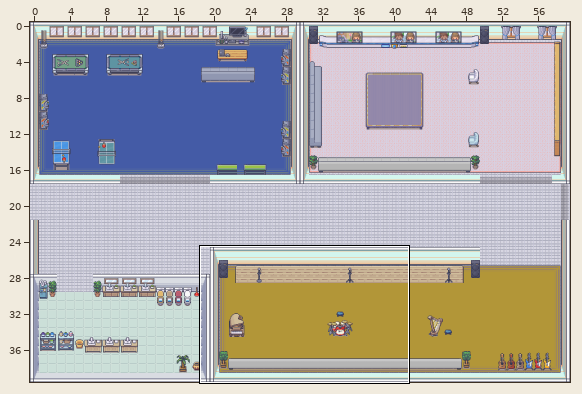
One commit to this Tiled map: JollieEscape/assets/level 03.tmx. The picture above shows the old version from afar; the outline marks the close-up.
Close-up. As it was:
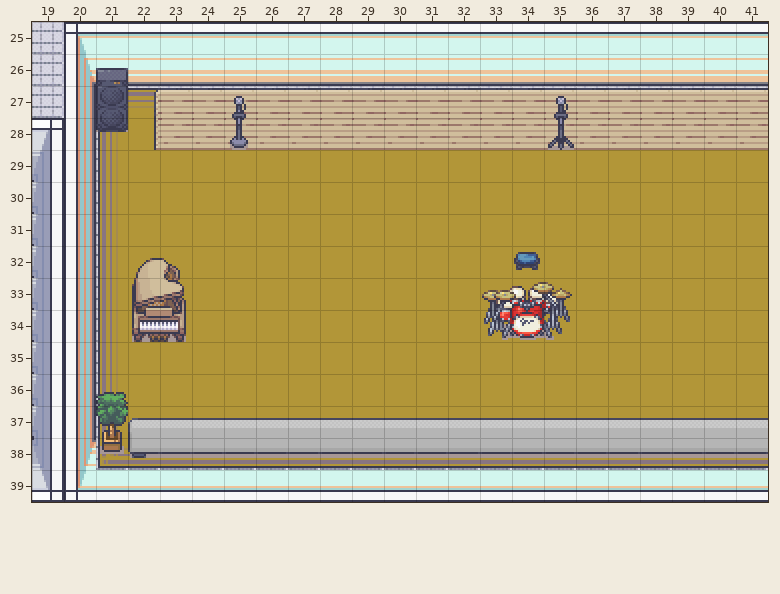
Cells are 32x32 px. Shown: x 19..41, y 25..39. The commit also changed other parts of the map, which this record leaves out.
After the commit:
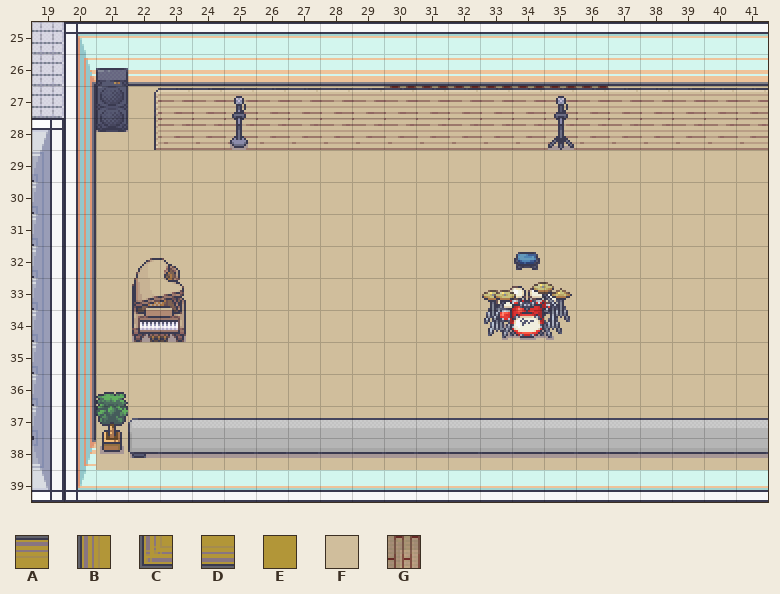
Key: from "kitchen": A 435, B 451, C 452, D 468, E 469; from "roombuilder": F 2467, G 2846.
_ is an empty cell, . an unchanged one.
Change:
--- layer "FloorLayer3"
@@ x 21..41 @@
-27 .AAAAAAAAAAAAAAAAAAAA
-28 BE...................
-29 BEEEEEEEEEEEEEEEEEEEE
-30 BEEEEEEEEEEEEEEEEEEEE
-31 BEEEEEEEEEEEEEEEEEEEE
-32 BEEEEEEEEEEEEEEEEEEEE
-33 BEEEEEEEEEEEEEEEEEEEE
-34 BEEEEEEEEEEEEEEEEEEEE
-35 BEEEEEEEEEEEEEEEEEEEE
-36 BEEEEEEEEEEEEEEEEEEEE
-37 BEEEEEEEEEEEEEEEEEEEE
-38 CDDDDDDDDDDDDDDDDDDDD
+27 .FFFFFFFFGGGGGGGFFFFF
+28 FF...................
+29 FFFFFFFFFFFFFFFFFFFFF
+30 FFFFFFFFFFFFFFFFFFFFF
+31 FFFFFFFFFFFFFFFFFFFFF
+32 FFFFFFFFFFFFFFFFFFFFF
+33 FFFFFFFFFFFFFFFFFFFFF
+34 FFFFFFFFFFFFFFFFFFFFF
+35 FFFFFFFFFFFFFFFFFFFFF
+36 FFFFFFFFFFFFFFFFFFFFF
+37 FFFFFFFFFFFFFFFFFFFFF
+38 FFFFFFFFFFFFFFFFFFFFF
Boxes around the changes in both close-ups, in picture pixels (x1, y1, x2, y2):
changed: (96, 86, 768, 470)
